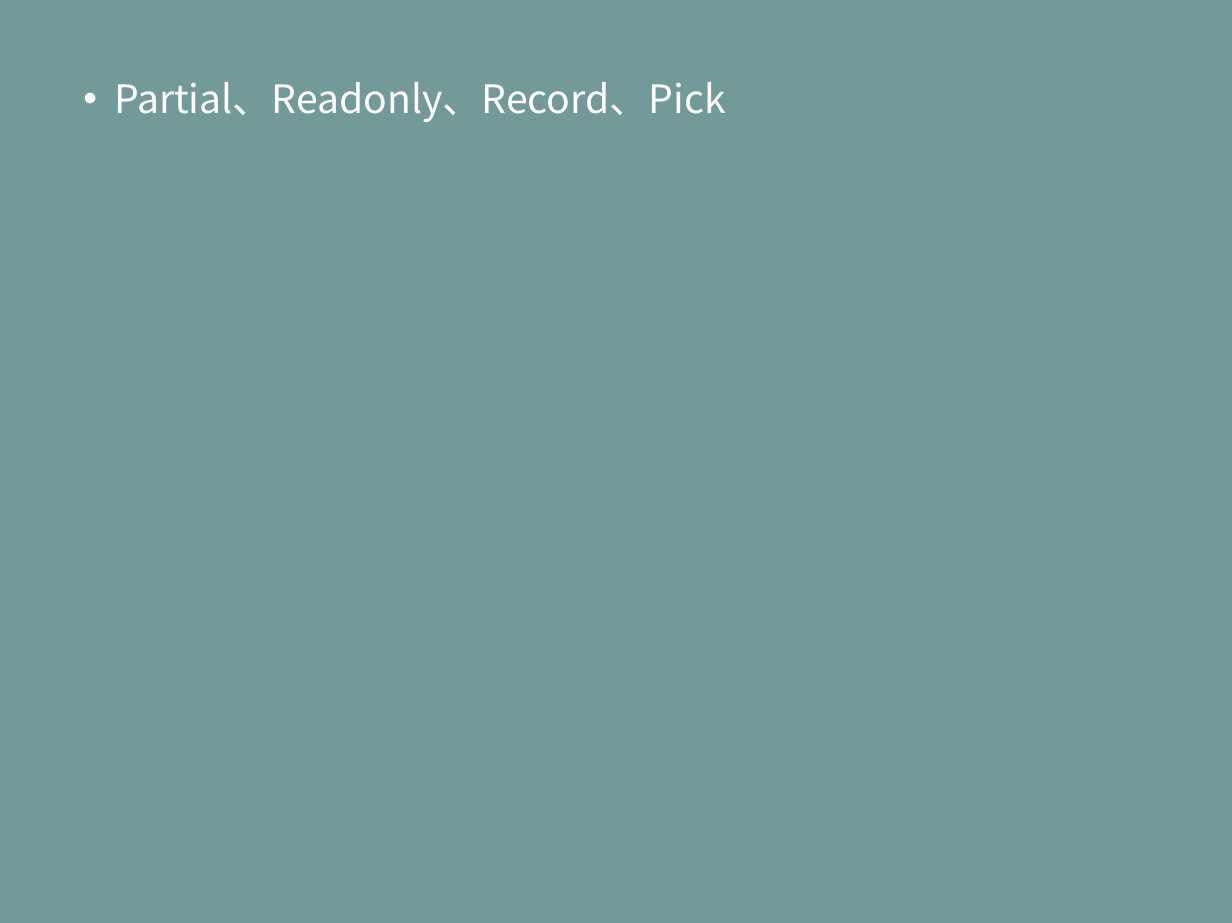
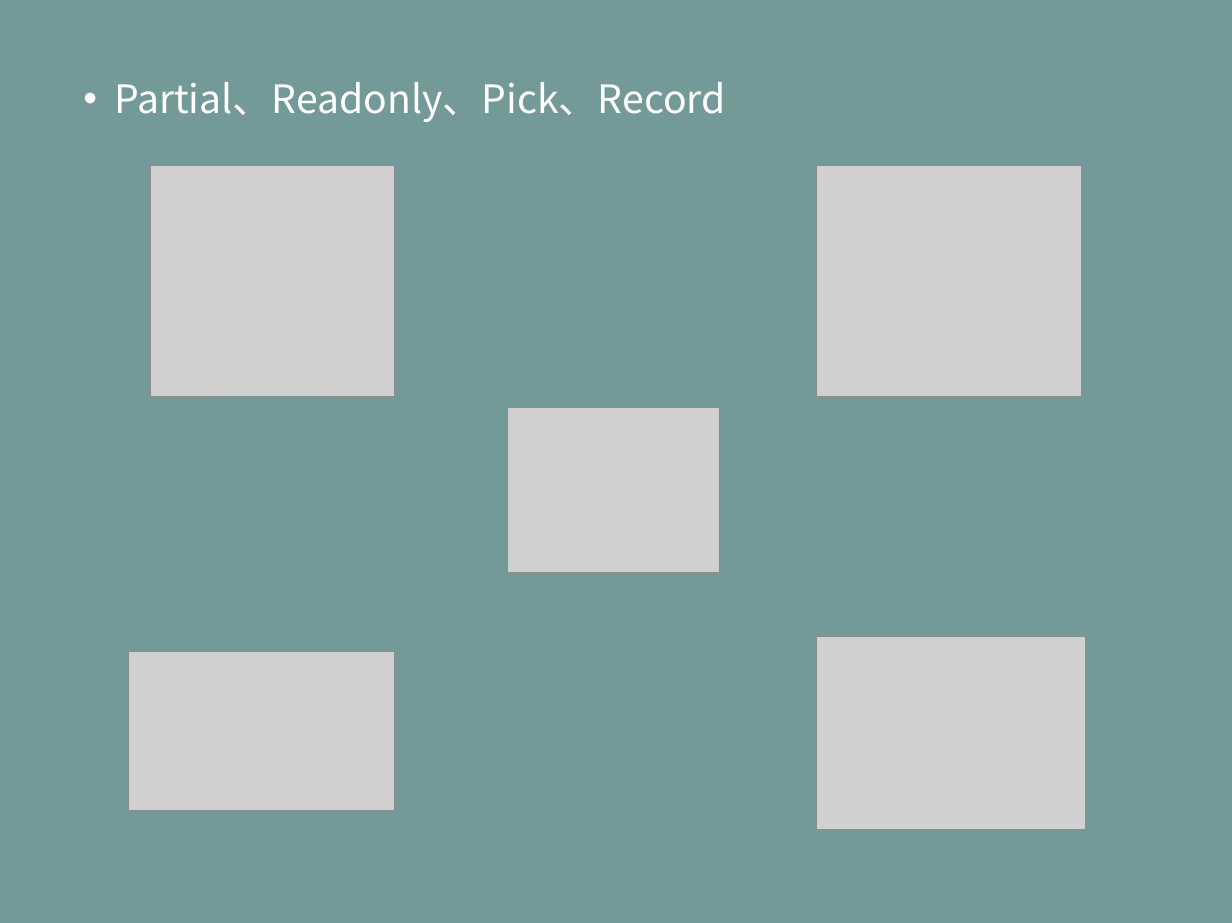
Before and after one commit to life0727/blog, a slide deck: slide 22 of ppt/typescript（二）.pptx. Drawn at 1232x923 pixels with LibreOffice and Linux fonts; fonts in the diff are those of the drawing; grey boxes stand for pictures. Boxes give left, top, right and bottom in pixels: in the first picture for what was removed or moved away, otherwise in the second. Text is boxed around its words. In the diff, an @@ line names an element or a change of style, - is before the commit and + after.

```diff
--- a/ppt/typescript（二）.pptx
+++ b/ppt/typescript（二）.pptx
@@ text at [114,82,726,122]: text changed @@
-• Partial、Readonly、Record、Pick
+• Partial、Readonly、Pick、Record
@@ picture added at [151,165,395,396] @@
@@ picture added at [817,165,1082,396] @@
@@ picture added at [508,408,720,573] @@
@@ picture added at [128,652,395,811] @@
@@ picture added at [817,638,1086,830] @@
```
Also in this commit, not shown: 2 other slides changed, 1 slide added, 1 slide removed.
